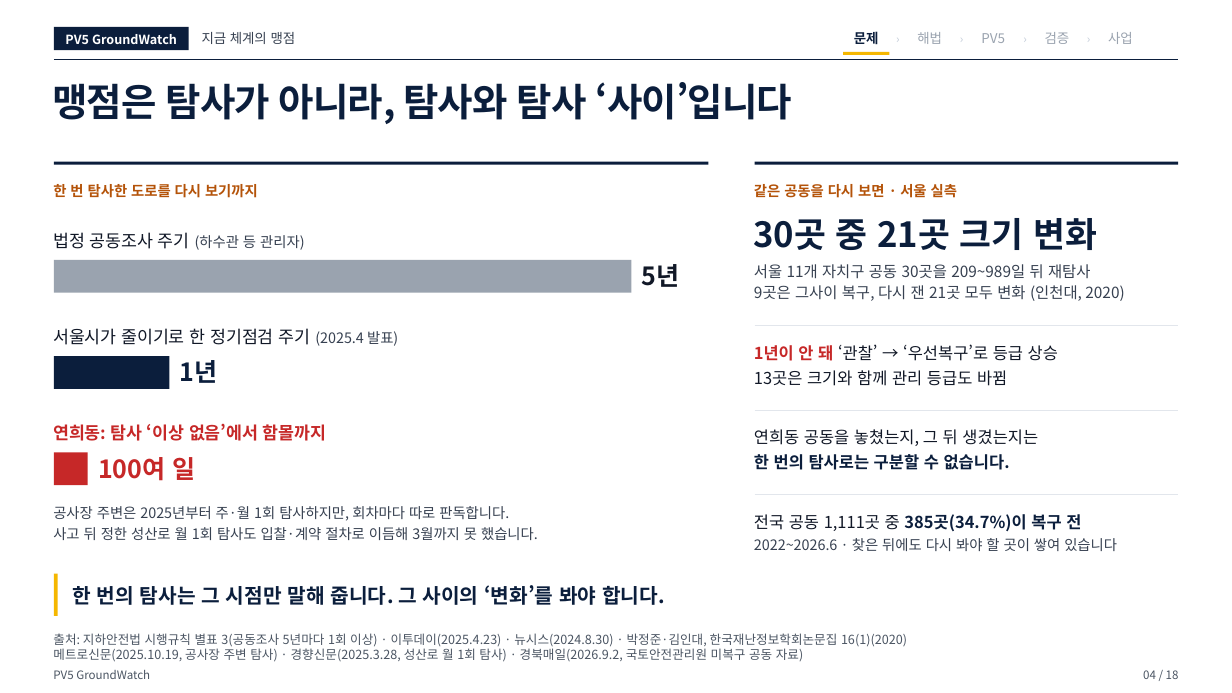
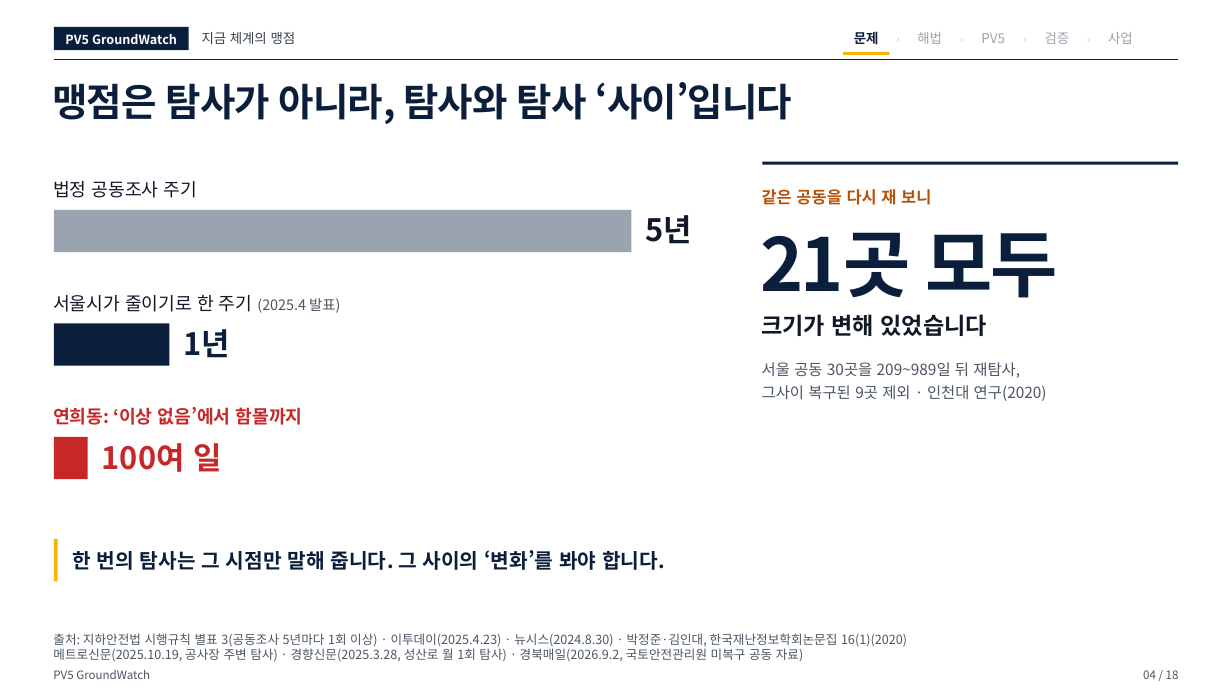
Before and after one commit to woojin-choe/pv5-hose-lab, a slide deck: slide 4 of ppt_all/PV5_GroundWatch_10_25.pptx. Drawn at 1232x693 pixels with LibreOffice and Linux fonts; fonts in the diff are those of the drawing. Boxes give left, top, right and bottom in pixels: in the first picture for what was removed or moved away, otherwise in the second. Text is boxed around its words. In the diff, an @@ line names an element or a change of style, - is before the commit and + after.

```diff
--- a/ppt_all/PV5_GroundWatch_10_25.pptx
+++ b/ppt_all/PV5_GroundWatch_10_25.pptx
@@ rectangle: place and size @@
-rectangle at box(755, 162, 1178, 165)
+rectangle at box(762, 162, 1178, 165)
@@ text at box(53, 181, 197, 198): text changed; size 11.2 to 14.2 pt; text colour #374151 to #111827 @@
-법정 공동조사 주기 (하수관 등 관리자)
+법정 공동조사 주기
@@ text at box(762, 189, 931, 205): text changed; size 11.2 to 12.8 pt @@
-같은 공동을 다시 보면 · 서울 실측
+같은 공동을 다시 재 보니
@@ rectangle: place and size @@
-rectangle at box(54, 260, 631, 292)
+rectangle at box(54, 210, 631, 252)
@@ size 19.5 to 24 pt in 3 elements at box(102, 443, 221, 472), box(184, 329, 231, 358), box(646, 215, 693, 244) @@
@@ text "5년": place and size @@
-text "5년" at box(642, 264, 680, 287)
+text "5년" at box(646, 215, 693, 244)
@@ text added at box(760, 232, 1058, 298), 57 pt, text #0B1E3C, bold @@
+21곳 모두
@@ text at box(53, 295, 340, 313): text changed; size 13.5 to 14.2 pt @@
-서울시가 줄이기로 한 정기점검 주기 (2025.4 발표)
+서울시가 줄이기로 한 주기 (2025.4 발표)
@@ rectangle: place and size @@
-rectangle at box(54, 356, 169, 388)
+rectangle at box(54, 323, 169, 366)
@@ text "1년": place and size @@
-text "1년" at box(180, 360, 218, 383)
+text "1년" at box(184, 329, 231, 358)
@@ text added at box(761, 314, 987, 336), 18 pt, text #111827, bold @@
+크기가 변해 있었습니다
@@ text at box(762, 362, 1020, 378): text changed; text colour #374151 to #4B5563 @@
-서울 11개 자치구 공동 30곳을 209~989일 뒤 재탐사
+서울 공동 30곳을 209~989일 뒤 재탐사,
@@ text at box(762, 385, 1047, 401): text changed; text colour #374151 to #4B5563 @@
-9곳은 그사이 복구, 다시 잰 21곳 모두 변화 (인천대, 2020)
+그사이 복구된 9곳 제외 · 인천대 연구(2020)
@@ text at box(53, 407, 303, 425): text changed; size 13.5 to 14.2 pt @@
-연희동: 탐사 ‘이상 없음’에서 함몰까지
+연희동: ‘이상 없음’에서 함몰까지
@@ rectangle: place and size @@
-rectangle at box(54, 453, 87, 485)
+rectangle at box(54, 437, 87, 480)
@@ text "100여 일": place and size @@
-text "100여 일" at box(98, 457, 196, 481)
+text "100여 일" at box(102, 443, 221, 472)
@@ group removed at box(53, 162, 708, 540): 3 texts, 1 rectangle @@
-한 번 탐사한 도로를 다시 보기까지
-공사장 주변은 2025년부터 주·월 1회 탐사하지만, 회차마다 따로 판독합니다.
-사고 뒤 정한 성산로 월 1회 탐사도 입찰·계약 절차로 이듬해 3월까지 못 했습니다.
@@ rectangle: place and size @@
-rectangle at box(54, 574, 57, 616)
+rectangle at box(54, 539, 57, 581)
@@ group removed at box(753, 218, 1178, 551): 7 texts, 3 freeform shapes @@
-30곳 중 21곳 크기 변화
-1년이 안 돼 ‘관찰’ → ‘우선복구’로 등급 상승
-13곳은 크기와 함께 관리 등급도 바뀜
-연희동 공동을 놓쳤는지, 그 뒤 생겼는지는
-한 번의 탐사로는 구분할 수 없습니다.
-전국 공동 1,111곳 중 385곳(34.7%)이 복구 전
-2022~2026.6 · 찾은 뒤에도 다시 봐야 할 곳이 쌓여 있습니다
@@ text "한 번의 탐사는 그 시점만 ...": place and size @@
-text "한 번의 탐사는 그 시점만 ..." at box(72, 585, 665, 605)
+text "한 번의 탐사는 그 시점만 ..." at box(72, 550, 665, 570)
```
Also in this commit, not shown: 12 other slides changed, 18 other files.
